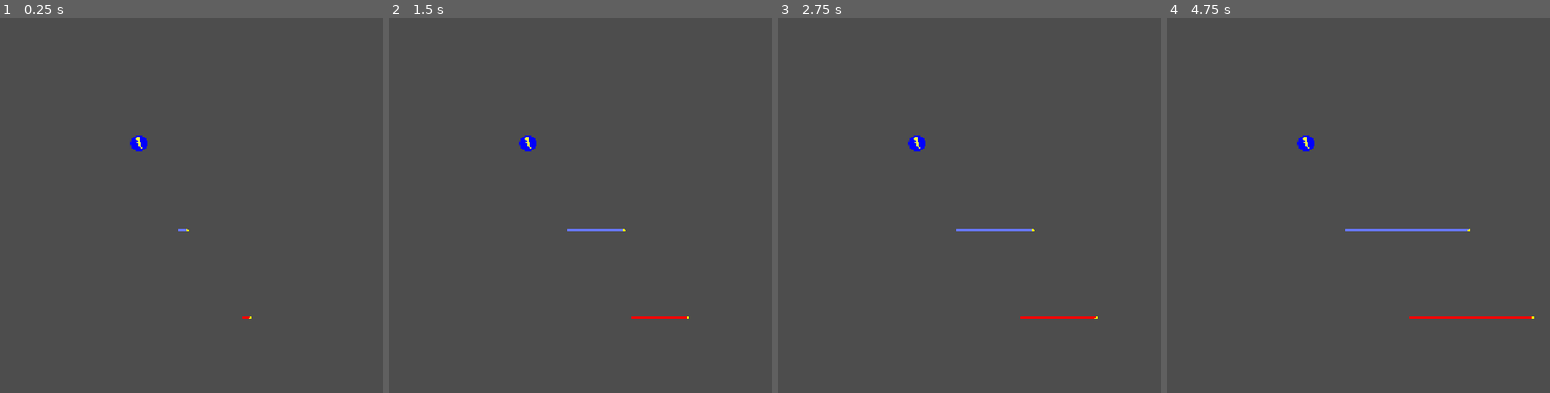
Above: before the commit, frames 1-4 (left to right).
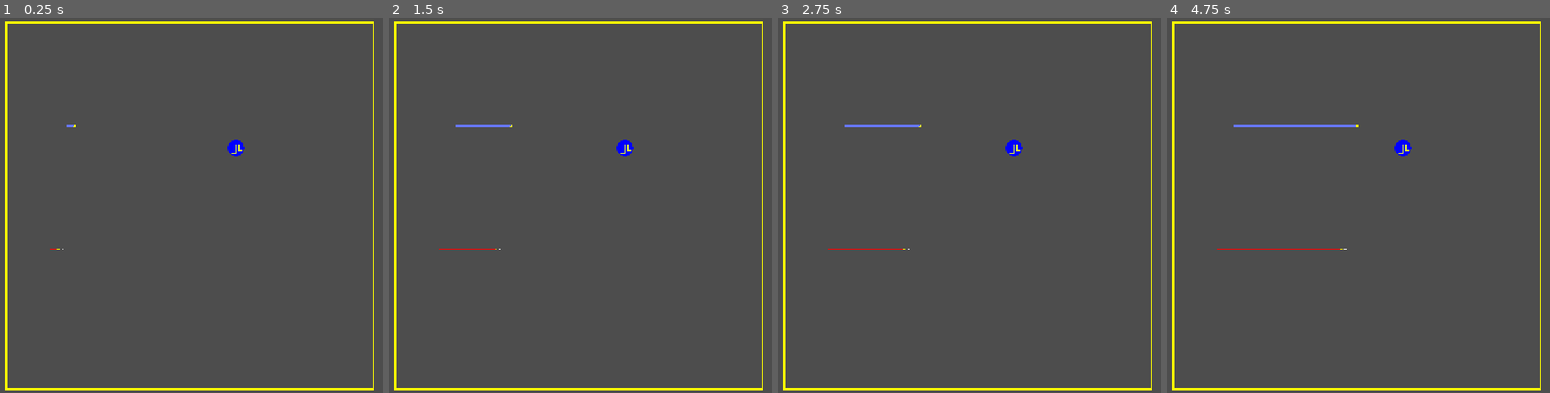
Above: after the commit, the same moments.

Repository: Alebereto/achtung-godot
Game: Godot game, scene res://scenes/game/game.tscn
Two runs of this game, one before a commit and one after it. Both use one fixed random seed, a clock stepped at 60 frames per second and the inputs below.
Inputs:
- Up to frame 1 (0.25 s): no input
- Up to frame 2 (1.5 s): tap Enter at 1.25 s
- Up to frame 3 (2.75 s): tap Space (pause) at 2 s
- Up to frame 4 (4.75 s): tap Enter at 2.75, 4.25 s; tap Space (pause) at 3.5 s

The runs differ from the first frame. In frame 1, 2.5% of the frame differs, in the area x 1-98%, y 0-100%; in frame 2, 2.8%; in frame 3, 2.9%; in frame 4, 3.2%.

Commit message:
Add walls to arena

Diff:
--- a/scenes/game/arena/arena.gd
+++ b/scenes/game/arena/arena.gd
@@ -8,13 +8,24 @@
 
 @onready var _players_root: Node2D = $Players
 @onready var _powerups_root: Node2D = $Powerups
+@onready var _walls: Node2D = $Walls
 
-var arena_width: float = 1400.0
-var arena_height: float = 1400.0
-var border_width: float = 10.0
+@export var arena_width: float = 1400.0:
+	set(value):
+		arena_width = value
+		_walls.set_size(arena_width, arena_height, border_width)
+@export var arena_height: float = 1400.0:
+	set(value):
+		arena_height = value
+		_walls.set_size(arena_width, arena_height, border_width)
+@export var border_width: float = 10.0:
+	set(value):
+		border_width = value
+		_walls.set_size(arena_width, arena_height, border_width)
 
 func _ready() -> void:
 	_connect_signals()
+	_walls.set_size(arena_width, arena_height, border_width)
 
 ## Connects existing players and powerup signals to arena. used for editor
 func _connect_signals() -> void:
--- /dev/null
+++ b/scenes/game/arena/walls.gd
@@ -0,0 +1,43 @@
+@tool
+extends Node2D
+
+@export var width: float = 1400.0:
+	set(value):
+		width = value
+		if Engine.is_editor_hint(): _update_sizes()
+@export var height: float = 1400.0:
+	set(value):
+		height = value
+		if Engine.is_editor_hint(): _update_sizes()
+@export var wall_width: float = 10.0:
+	set(value):
+		wall_width = value
+		if Engine.is_editor_hint(): _update_sizes()
+
+@onready var _line: Line2D = $Line2D
+@onready var _left: Area2D = $Left
+@onready var _up: Area2D = $Up
+@onready var _right: Area2D = $Right
+@onready var _down: Area2D = $Down
+
+func _update_sizes() -> void:
+	_line.clear_points()
+	_line.width = wall_width
+	var lr := (width/2.0) + (wall_width/2.0)
+	var ud := (height/2.0) + (wall_width/2.0)
+	_line.add_point(Vector2(-lr, ud))
+	_line.add_point(Vector2(-lr, -ud))
+	_line.add_point(Vector2(lr, -ud))
+	_line.add_point(Vector2(lr, ud))
+
+	_left.position = Vector2(-width/2.0, 0.0)
+	_up.position = Vector2(0.0, -height/2.0)
+	_right.position = Vector2(width/2.0, 0.0)
+	_down.position = Vector2(0.0, height/2.0)
+
+
+func set_size(arena_width, arena_height, border_width) -> void:
+	width = arena_width
+	height = arena_height
+	wall_width = border_width
+	_update_sizes()
--- /dev/null
+++ b/scenes/game/arena/walls.tscn
@@ -0,0 +1,57 @@
+[gd_scene load_steps=6 format=3 uid="uid://6b385ko02t4i"]
+
+[ext_resource type="Script" uid="uid://bjfhkeqx382dr" path="res://scenes/game/arena/walls.gd" id="1_2551y"]
+
+[sub_resource type="WorldBoundaryShape2D" id="WorldBoundaryShape2D_lfrn8"]
+normal = Vector2(1, 0)
+
+[sub_resource type="WorldBoundaryShape2D" id="WorldBoundaryShape2D_hb47g"]
+normal = Vector2(0, 1)
+
+[sub_resource type="WorldBoundaryShape2D" id="WorldBoundaryShape2D_8xe32"]
+normal = Vector2(-1, 0)
+
+[sub_resource type="WorldBoundaryShape2D" id="WorldBoundaryShape2D_2551y"]
+
+[node name="Walls" type="Node2D"]
+script = ExtResource("1_2551y")
+
+[node name="Left" type="Area2D" parent="."]
+collision_mask = 0
+input_pickable = false
+monitoring = false
+
+[node name="CollisionShape2D" type="CollisionShape2D" parent="Left"]
+shape = SubResource("WorldBoundaryShape2D_lfrn8")
+debug_color = Color(0, 0.558893, 0.652616, 0.42)
+
+[node name="Up" type="Area2D" parent="."]
+collision_mask = 0
+input_pickable = false
+monitoring = false
+
+[node name="CollisionShape2D" type="CollisionShape2D" parent="Up"]
+shape = SubResource("WorldBoundaryShape2D_hb47g")
+debug_color = Color(0, 0.558893, 0.652616, 0.42)
+
+[node name="Right" type="Area2D" parent="."]
+collision_mask = 0
+input_pickable = false
+monitoring = false
+
+[node name="CollisionShape2D" type="CollisionShape2D" parent="Right"]
+shape = SubResource("WorldBoundaryShape2D_8xe32")
+debug_color = Color(0, 0.558893, 0.652616, 0.42)
+
+[node name="Down" type="Area2D" parent="."]
+collision_mask = 0
+input_pickable = false
+monitoring = false
+
+[node name="CollisionShape2D" type="CollisionShape2D" parent="Down"]
+shape = SubResource("WorldBoundaryShape2D_2551y")
+debug_color = Color(0, 0.558893, 0.652616, 0.42)
+
+[node name="Line2D" type="Line2D" parent="."]
+closed = true
+default_color = Color(1, 1, 0, 1)
--- a/scenes/game/game.tscn
+++ b/scenes/game/game.tscn
@@ -1,10 +1,11 @@
-[gd_scene load_steps=6 format=3 uid="uid://qt8vbfe7jkfe"]
+[gd_scene load_steps=7 format=3 uid="uid://qt8vbfe7jkfe"]
 
 [ext_resource type="Script" uid="uid://jekdcd20cvbh" path="res://scenes/game/game.gd" id="1_p5s82"]
 [ext_resource type="Script" uid="uid://bt15x0oqamq4b" path="res://scenes/game/arena/arena.gd" id="2_3u5k5"]
 [ext_resource type="PackedScene" uid="uid://bj3vnstv5q1tk" path="res://objects/player/player.tscn" id="3_hc577"]
 [ext_resource type="Script" uid="uid://bntrabmmlm7ly" path="res://scenes/game/pause_menu.gd" id="4_kelw5"]
 [ext_resource type="PackedScene" uid="uid://bykgerl3pq2uv" path="res://objects/powerups/powerup.tscn" id="4_lfrn8"]
+[ext_resource type="PackedScene" uid="uid://6b385ko02t4i" path="res://scenes/game/arena/walls.tscn" id="5_5i0tg"]
 
 [node name="Game" type="Node2D"]
 process_mode = 3
@@ -21,18 +22,21 @@
 [node name="Players" type="Node2D" parent="Arena"]
 
 [node name="Fred" parent="Arena/Players" instance=ExtResource("3_hc577")]
-position = Vector2(196, 430)
+position = Vector2(-541, 166)
 
 [node name="Bluebell" parent="Arena/Players" instance=ExtResource("3_hc577")]
-position = Vector2(-48, 93)
+position = Vector2(-480, -305)
 _edit_trail_color = Color(0.404949, 0.465398, 1, 1)
 player_id = 2
 
 [node name="Powerups" type="Node2D" parent="Arena"]
 z_index = -10
 
-[node name="Fast" parent="Arena/Powerups" instance=ExtResource("4_lfrn8")]
-position = Vector2(-196, -240)
+[node name="Square" parent="Arena/Powerups" instance=ExtResource("4_lfrn8")]
+position = Vector2(177, -222)
+power_id = 4
+
+[node name="Walls" parent="Arena" instance=ExtResource("5_5i0tg")]
 
 [node name="PauseMenu" type="Control" parent="."]
 process_mode = 2
Not shown, added: scenes/game/arena/walls.gd.uid
